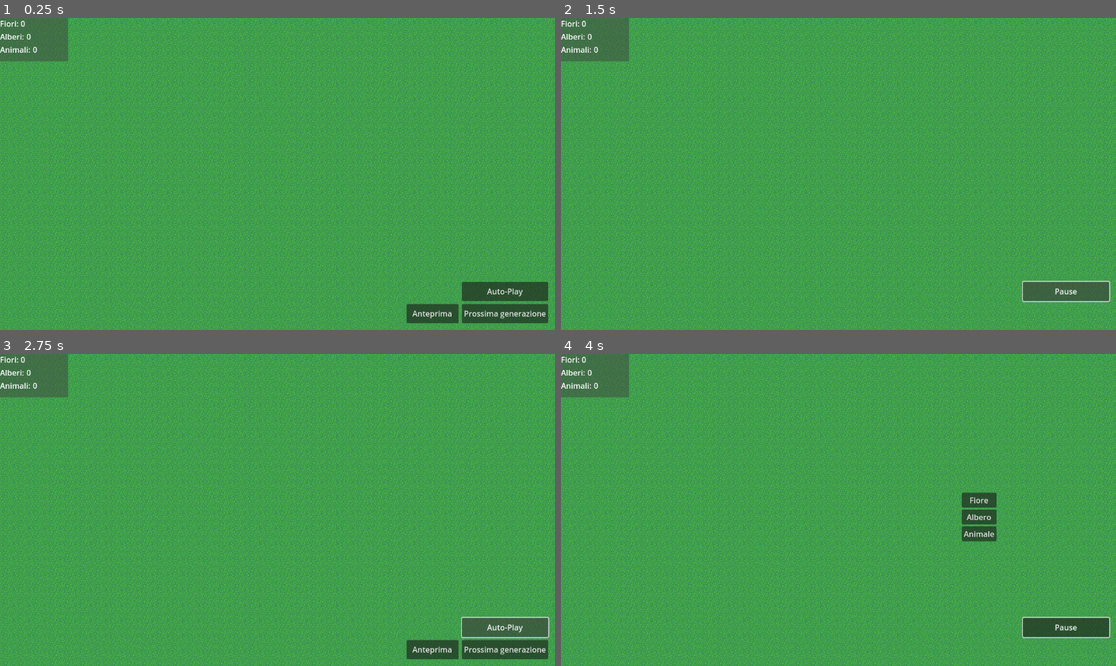
Above: before the commit, frames 1-4 (two rows, left to right).
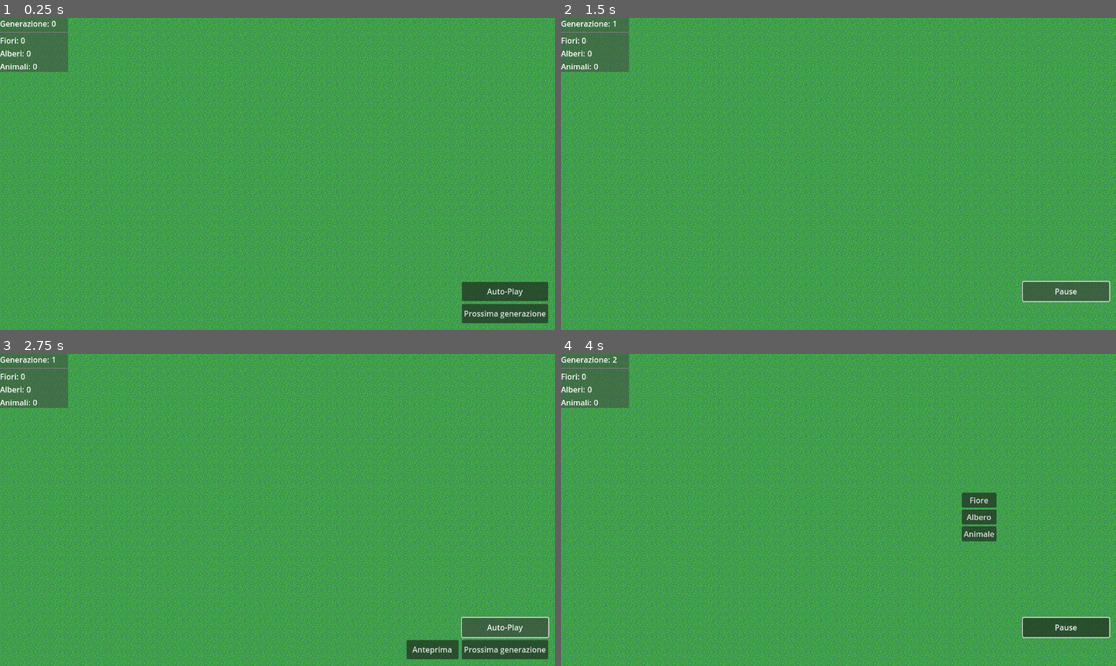
Above: after the commit, the same moments.

Repository: Pyos92/Panta-Rhei
Game: Godot game, scene res://scenes/main.tscn
Two runs of this game, one before a commit and one after it. Both use one fixed random seed, a clock stepped at 60 frames per second and the inputs below.
Inputs (mouse positions are in pixels of both pictures, inside the frame that each line leads up to):
- Up to frame 1 (0.25 s): no input
- Up to frame 2 (1.5 s): click "Prossima generazione" at 0.5 s; click "Auto-Play" at 1.25 s
- Up to frame 3 (2.75 s): click "Pause" at 2 s
- Up to frame 4 (4 s): click "Auto-Play" at 2.75 s; move the mouse to (960, 494) at 3.52 s; click (960, 494) at 3.67 s

The runs differ from the first frame. In frame 1, 1.4% of the frame differs, in the area x 0-83%, y 0-98%; in frame 2, 0.8%; in frame 3, 0.8%; in frame 4, 0.8%.

Commit message:
Generation count

Diff:
--- a/scenes/main.gd
+++ b/scenes/main.gd
@@ -49,7 +49,7 @@
 
 func go_to_next_gen() -> void:
 	evaluate_next_gen(false)
-
+	GameManager.ui.increase_generation_number()
 	_apply_next_gen_to_tiles()
 
 func _evaluate_tiles(type : Tile.CellType, preview : bool = false) -> void:
--- a/scenes/ui/UI.tscn
+++ b/scenes/ui/UI.tscn
@@ -85,6 +85,21 @@
 [node name="VBoxContainer" type="VBoxContainer" parent="PanelContainer"]
 layout_mode = 2
 
+[node name="HBoxContainer4" type="HBoxContainer" parent="PanelContainer/VBoxContainer"]
+layout_mode = 2
+
+[node name="Label" type="Label" parent="PanelContainer/VBoxContainer/HBoxContainer4"]
+layout_mode = 2
+text = "Generazione:"
+
+[node name="NumGenerazione" type="Label" parent="PanelContainer/VBoxContainer/HBoxContainer4"]
+unique_name_in_owner = true
+layout_mode = 2
+text = "0"
+
+[node name="HSeparator" type="HSeparator" parent="PanelContainer/VBoxContainer"]
+layout_mode = 2
+
 [node name="HBoxContainer" type="HBoxContainer" parent="PanelContainer/VBoxContainer"]
 layout_mode = 2
 
--- a/scenes/ui/ui.gd
+++ b/scenes/ui/ui.gd
@@ -6,6 +6,7 @@
 @onready var num_fiori: Label = %NumFiori
 @onready var num_alberi: Label = %NumAlberi
 @onready var num_animali: Label = %NumAnimali
+@onready var num_generazione: Label = %NumGenerazione
 #Pulsanti
 @onready var step_button: Button = %Step
 @onready var auto_play: Button = %AutoPlay
@@ -25,6 +26,8 @@
 	auto_play.button_up.connect(autoplay_button_action)
 	preview.button_up.connect(preview_button_action)
 
+	preview.visible = GameManager.dev_mode
+
 	GameManager.game_state_changed.connect(game_mode_changed)
 
 # Called every frame. 'delta' is the elapsed time since the previous frame.
@@ -37,6 +40,9 @@
 		Tile.CellType.TREE: return num_alberi
 		Tile.CellType.ANIMAL: return num_animali
 	return null
+
+func increase_generation_number() -> void:
+	num_generazione.text = str(int(num_generazione.text) + 1)
 
 #region "Actions"
 func step_button_action() -> void:
--- a/scripts/autoloads/game_manager.gd
+++ b/scripts/autoloads/game_manager.gd
@@ -1,6 +1,7 @@
 extends Node
 
 var debug_mode: bool
+var dev_mode := false
 
 enum GameState{
 	MANUAL, AUTOMATED, PREVIEW
